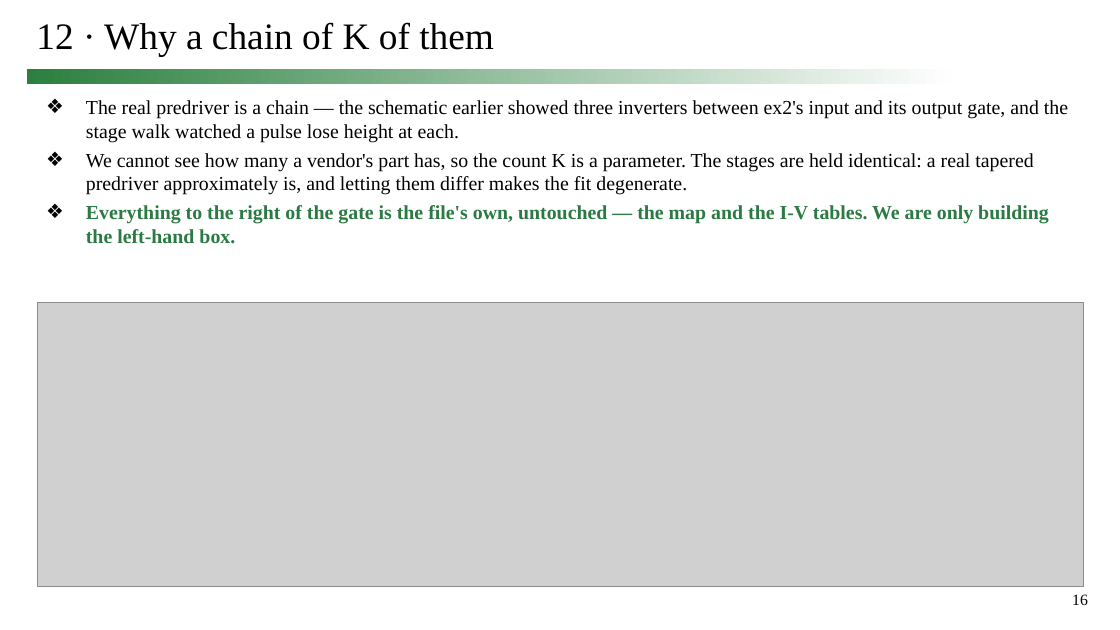
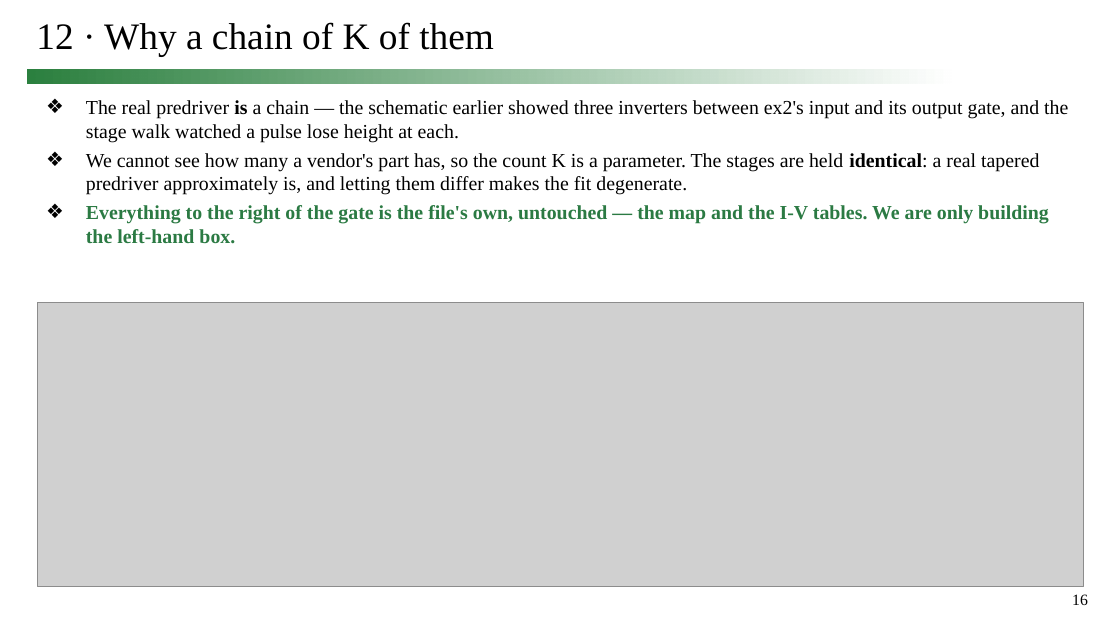
Before and after one commit to simon9721/ibis_comparison, a slide deck: slide 16 of results/meeting_deck_2026-09-24/0924_track1_story.pptx. Drawn at 1120x630 pixels with LibreOffice and Linux fonts; fonts in the diff are those of the drawing; grey boxes stand for pictures. Boxes give left, top, right and bottom in pixels: in the first picture for what was removed or moved away, otherwise in the second. Text is boxed around its words. In the diff, an @@ line names an element or a change of style, - is before the commit and + after.

```diff
--- a/results/meeting_deck_2026-09-24/0924_track1_story.pptx
+++ b/results/meeting_deck_2026-09-24/0924_track1_story.pptx
@@ text at box(86, 100, 1068, 195): bold on in "is", "identical:" @@
```
Also in this commit, not shown: 22 other slides changed, 16 other files.
